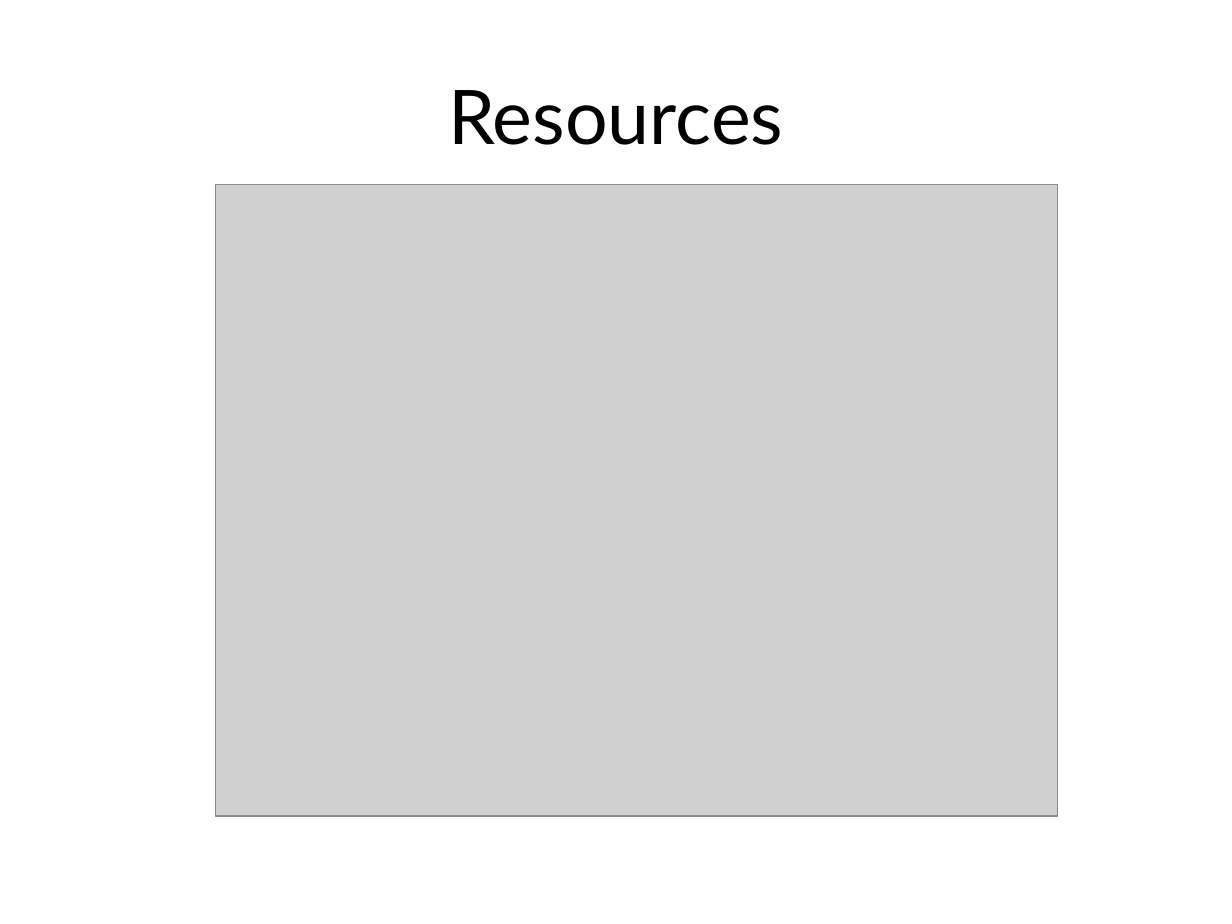
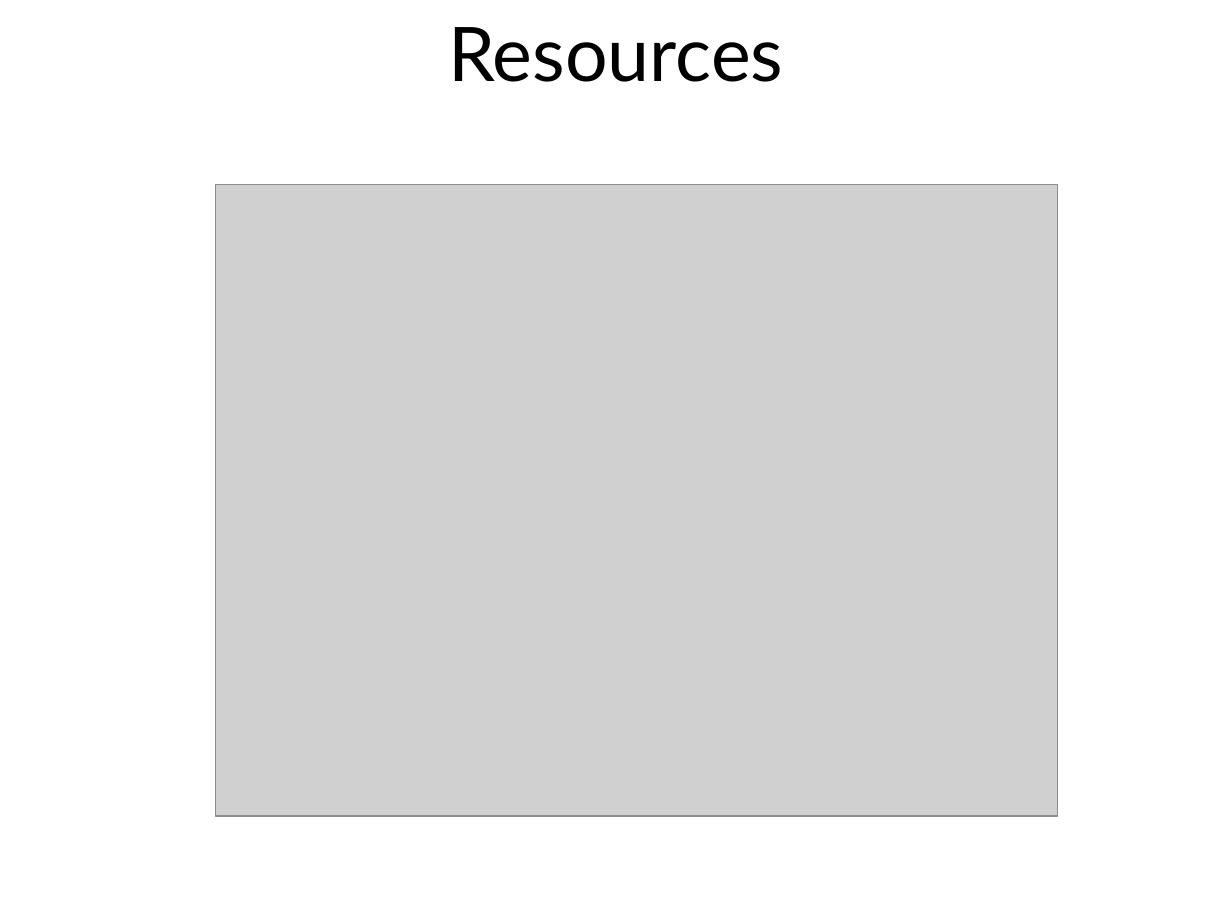
Before and after one commit to msuarz/portfolio, a slide deck: slide 23 of agile2011/presentation.pptx (slide 22 before the commit). Drawn at 1232x924 pixels with LibreOffice and Linux fonts; fonts in the diff are those of the drawing; grey boxes stand for pictures; background and template pictures are left out. Boxes give left, top, right and bottom in pixels: in the first picture for what was removed or moved away, otherwise in the second. Text is boxed around its words. In the diff, an @@ line names an element or a change of style, - is before the commit and + after.

```diff
--- a/agile2011/presentation.pptx
+++ b/agile2011/presentation.pptx
@@ title "Resources": place and size @@
-title "Resources" at (448,90,783,145)
+title "Resources" at (448,27,783,82)
```
Also in this commit, not shown: 19 other slides changed, 4 slides added, 3 slides removed, 5 other files.
